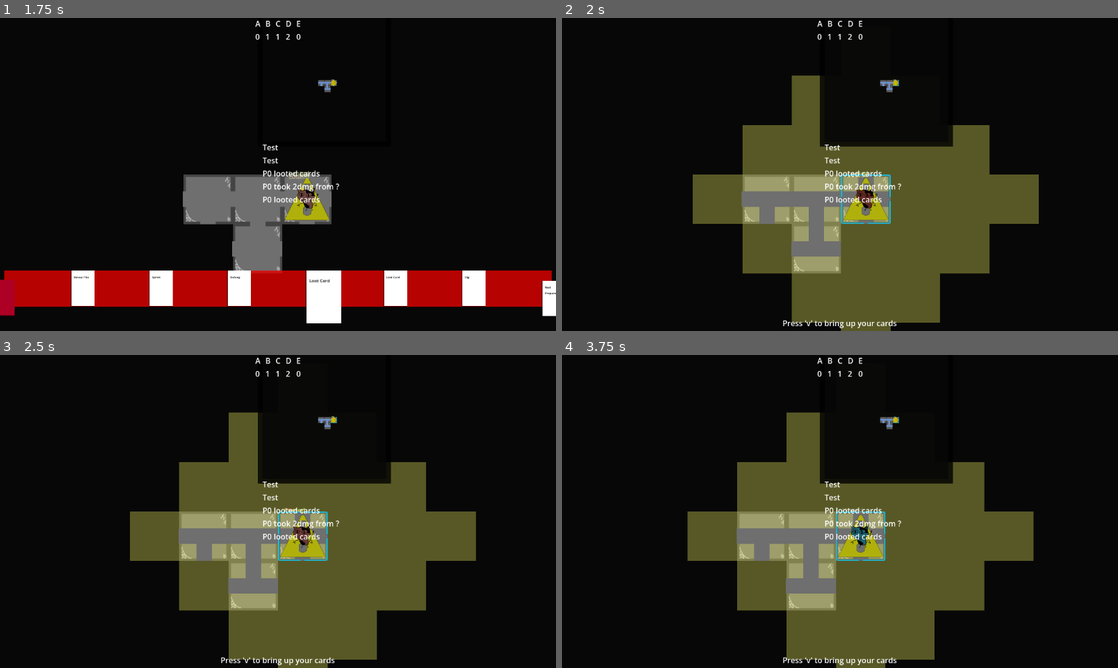
Above: before the commit, frames 1-4 (two rows, left to right).
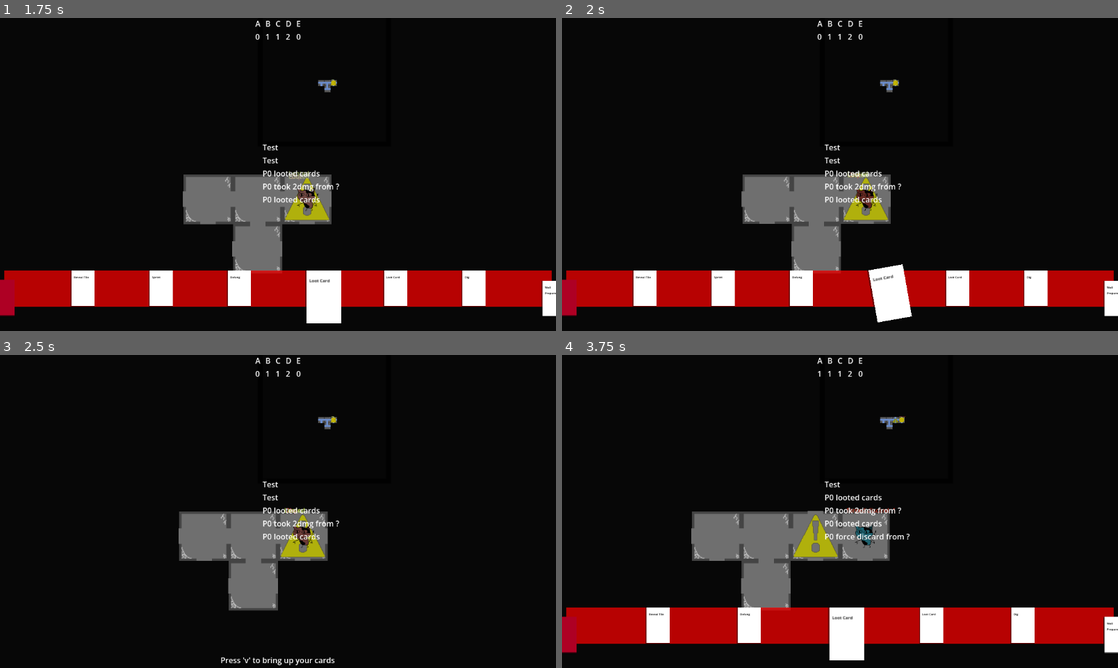
Above: after the commit, the same moments.

Repository: emrysshevek/gameganggame
Game: Godot game, scene res://scenes/GameScene.tscn
The game is run twice, just before and just after one commit, with the same random seed, the same clock (stepped at 60 frames per second) and the same inputs.
Inputs (mouse positions are in pixels of both pictures, inside the frame that each line leads up to):
- Up to frame 1 (1.75 s): tap V (debug_v) at 0.5, 1.25 s; move the mouse to (400, 158) at 0.52 s; hold D (move_right) 0.53-1.25 s; tap G (discard) at 0.6 s; click (400, 158) at 0.8 s; drag from (166, 190) to (250, 237) at 1.27 s
- Up to frame 2 (2 s): no input
- Up to frame 3 (2.5 s): tap V (debug_v) at 2 s; move the mouse to (333, 442) at 2.02 s; hold D (move_right) from 2.03 s (still down); tap G (discard) at 2.1 s; click (333, 442) at 2.3 s
- Up to frame 4 (3.75 s): release D (move_right) at 2.75 s; tap V (debug_v) at 2.75, 3.5 s; drag from (812, 574) to (673, 464) at 2.77 s; move the mouse to (1006, 558) at 3.52 s; hold A (move_left) from 3.53 s (still down); tap C (toggle_cursor) at 3.6 s

Frame 1 is identical in both runs. In frame 2, 33% of the frame differs, in the area x 0-100%, y 18-100%; in frame 3, 25%; in frame 4, 35%, in the area x 0-100%, y 5-100%.

Commit message:
fixed card selection

Diff:
--- a/cards/card_manager.gd
+++ b/cards/card_manager.gd
@@ -10,20 +10,15 @@
 
 var input_man:PlayerInputManager
 
-var _selected_card_index_helper := 2 # pretend this doesn't exist :)
-var _selected_card_index:int = _selected_card_index_helper:
-	get:
-		return _selected_card_index_helper
+var _selected_card_index:int = 2:
 	set(new_value):
 		if hand_pile.count == 0:
 			new_value = -1
-		elif new_value < 0:
-			new_value = hand_pile.count - 1
-		elif new_value > hand_pile.count - 1:
-			new_value = 0
-		_selected_card_index_helper = new_value
+		else:
+			new_value = new_value % hand_pile.count
+		_selected_card_index = new_value
 		if new_value != -1:
-			_card_selection_visuals(_selected_card_index_helper)
+			_card_selection_visuals(_selected_card_index)
 
 var card_being_played:Card
 
@@ -74,7 +69,7 @@
 
 
 func discard(_card: Card) -> void:
-	_card.pile.remove_card(_card)
+	hand_pile.remove_card(_card)
 	if _card not in character.queued_drop_cards:
 		discard_pile.add_card(_card)
 
@@ -125,10 +120,11 @@
 			if hand_pile.ordered_cards[_selected_card_index].value_check() == true:
 				card_being_played = hand_pile.ordered_cards[_selected_card_index]
 				hand_pile.ordered_cards[_selected_card_index].play()
-				hand_pile.ordered_cards[_selected_card_index].highlight_return()
+				pass
 			else:
 				Events.missing_values.emit(hand_pile.ordered_cards[_selected_card_index])
 				#card can't be played due to not enough values
+			print("finished playing card")
 		elif input_man.is_action_just_released(Model.Action.DISCARD):
 			hand_pile.ordered_cards[_selected_card_index].discard()
 			hand_pile.ordered_cards[_selected_card_index].highlight_return()
@@ -163,7 +159,8 @@
 func _on_state_machine_switched(old_state:String, new_state:String):
 	if new_state == Model.InputState.CARD or old_state == Model.InputState.CARD:
 		_toggle_visibility()
-	if new_state == Model.InputState.CARD:
+	if new_state == Model.InputState.CARD and old_state != Model.InputState.TARGET:
+		# Should only trigger in situations where there was no previously selected card
 		_selected_card_index = int(hand_pile.count / 2)
 
 func _on_card_played(_card:Card):
--- a/cards/cards/loot_card/loot_card.tscn
+++ b/cards/cards/loot_card/loot_card.tscn
@@ -7,6 +7,7 @@
 custom_minimum_size = Vector2(0, 0)
 script = ExtResource("1_gw2xc")
 description = "Loot Card"
+targets_required = null
 
 [node name="Description" parent="MarginContainer/Front/MarginContainer/VBoxContainer" parent_id_path=PackedInt32Array(870367591) index="1" unique_id=236576993]
 custom_minimum_size = Vector2(40, 50)
--- a/cards/cards/reveal_tile/reveal_tile_card.gd
+++ b/cards/cards/reveal_tile/reveal_tile_card.gd
@@ -1,5 +1,5 @@
 extends Card
 
 func _trigger_play_ability() -> void:
-	targets[0].reveal(owning_character)
+	(targets[0] as Tile).reveal(owning_character)
 	super._trigger_play_ability()
--- a/cards/cards/reveal_tile/reveal_tile_card.tscn
+++ b/cards/cards/reveal_tile/reveal_tile_card.tscn
@@ -2,13 +2,14 @@
 
 [ext_resource type="PackedScene" uid="uid://bnv5dqpc4y8xb" path="res://cards/card.tscn" id="1_wd2xg"]
 [ext_resource type="Script" uid="uid://bmgkdphxqd51b" path="res://cards/cards/reveal_tile/reveal_tile_card.gd" id="2_tedrl"]
-[ext_resource type="Script" path="res://cards/target_requirement.gd" id="3_w04nb"]
+[ext_resource type="Script" uid="uid://c53pw6ymaxio3" path="res://cards/target_requirement.gd" id="3_w04nb"]
 
 [sub_resource type="Resource" id="Resource_vvwwd"]
 script = ExtResource("3_w04nb")
 type = 3
 min_count = 1
 max_count = 1
+min_range = 1
 max_range = 3
 
 [node name="RevealTileCard" unique_id=693299294 instance=ExtResource("1_wd2xg")]
--- a/entities/character.gd
+++ b/entities/character.gd
@@ -116,7 +116,7 @@
 	for i in number_of_cards:
 		var random_card = my_screen.card_manager.hand_pile.get_random_card()
 		if random_card != null:
-			my_screen.card_manager.discard(my_screen.card_manager.hand_pile.get_random_card())
+			my_screen.card_manager.discard_pile.add_card(random_card)
 	character_sprite.play_pop_up("forced discard: " + str(number_of_cards), Color("b82d1d"))
 
 func end_turn():
